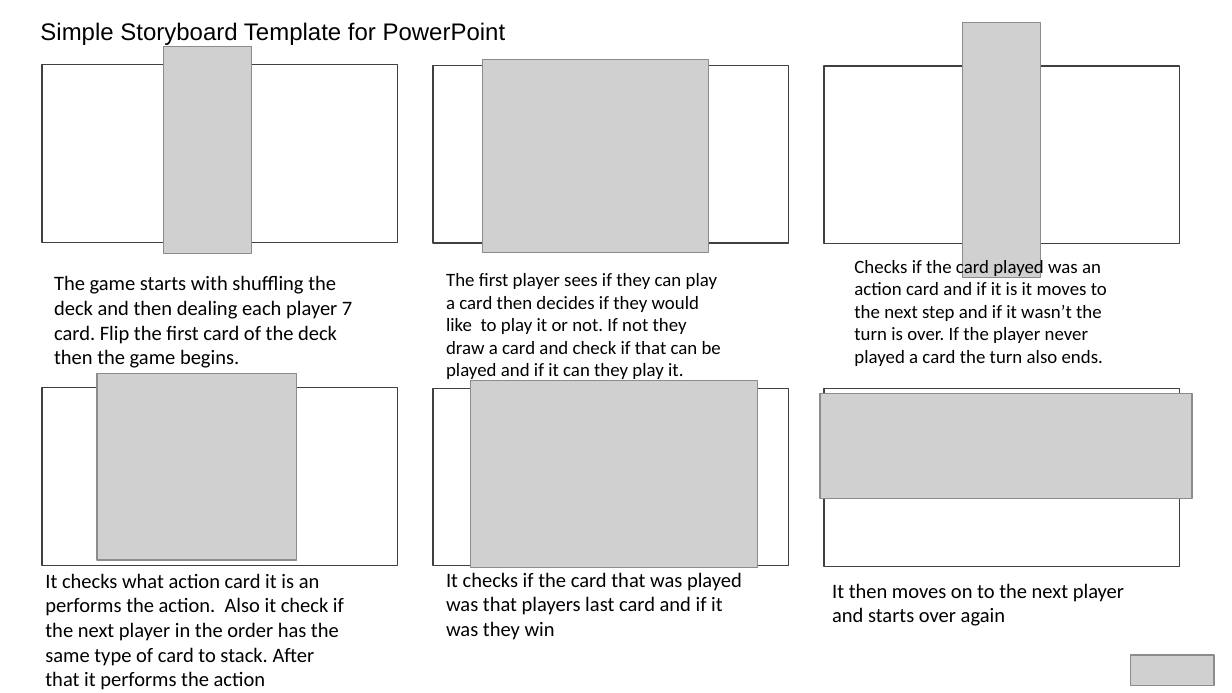
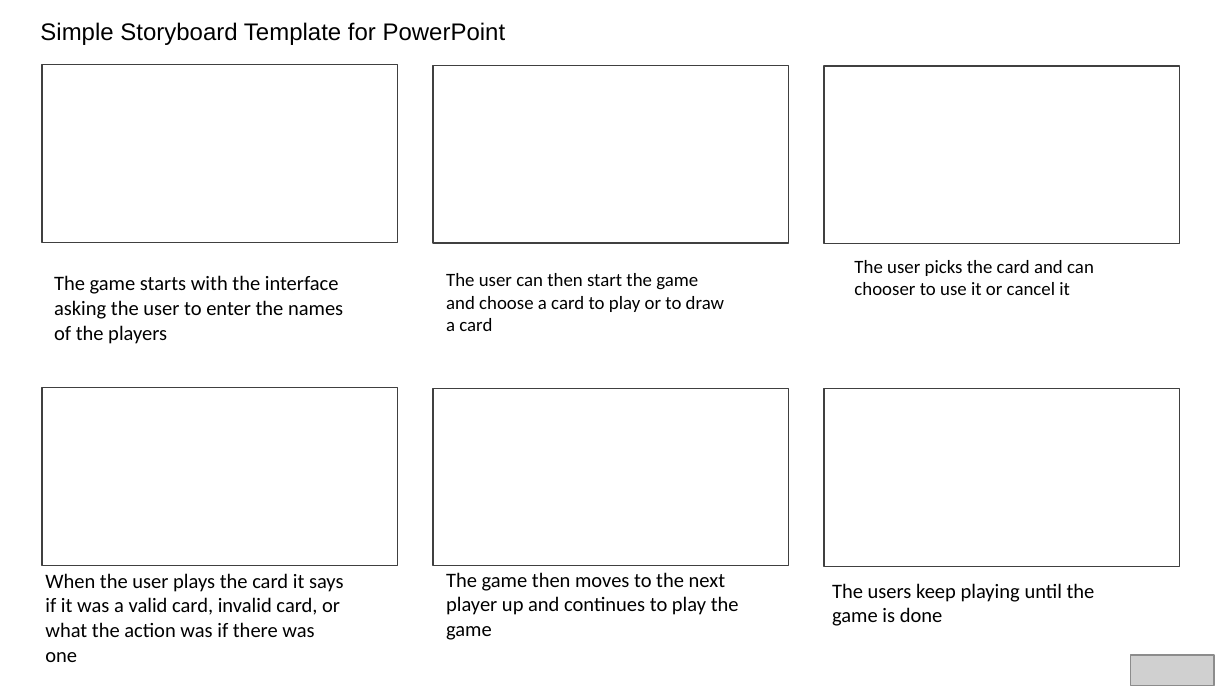
Before and after one commit to ColinD13/Object-Oriented, a slide deck: slide 1 of UNO/Storyboard.pptx. Drawn at 1232x693 pixels with LibreOffice and Linux fonts; fonts in the diff are those of the drawing; grey boxes stand for pictures. Boxes give left, top, right and bottom in pixels: in the first picture for what was removed or moved away, otherwise in the second. Text is boxed around its words. In the diff, an @@ line names an element or a change of style, - is before the commit and + after.

```diff
--- a/UNO/Storyboard.pptx
+++ b/UNO/Storyboard.pptx
@@ picture removed at [962, 22, 1040, 277] @@
@@ picture removed at [164, 47, 251, 254] @@
@@ picture removed at [483, 59, 710, 251] @@
@@ text at [854, 260, 1094, 295]: text changed @@
-Checks if the card played was an action card and if it is it moves to the next step and if it wasn’t the turn is over. If the player never played a card the turn also ends.
+The user picks the card and can chooser to use it or cancel it
@@ text at [54, 275, 343, 344]: text changed @@
-The game starts with shuffling the deck and then dealing each player 7 card. Flip the first card of the deck then the game begins.
+The game starts with the interface asking the user to enter the names of the players
@@ text at [446, 273, 724, 331]: text changed @@
-The first player sees if they can play a card then decides if they would like to play it or not. If not they draw a card and check if that can be played and if it can they play it.
+The user can then start the game and choose a card to play or to draw a card
@@ picture removed at [97, 373, 297, 559] @@
@@ picture removed at [471, 381, 758, 567] @@
@@ picture removed at [821, 394, 1193, 499] @@
@@ text at [45, 573, 344, 662]: text changed @@
-It checks what action card it is an performs the action. Also it check if the next player in the order has the same type of card to stack. After that it performs the action
+When the user plays the card it says if it was a valid card, invalid card, or what the action was if there was one
@@ text at [446, 572, 739, 640]: text changed @@
-It checks if the card that was played was that players last card and if it was they win
+The game then moves to the next player up and continues to play the game
@@ text at [832, 583, 1095, 626]: text changed @@
-It then moves on to the next player and starts over again
+The users keep playing until the game is done
```
Also in this commit, not shown: 42 other files.
